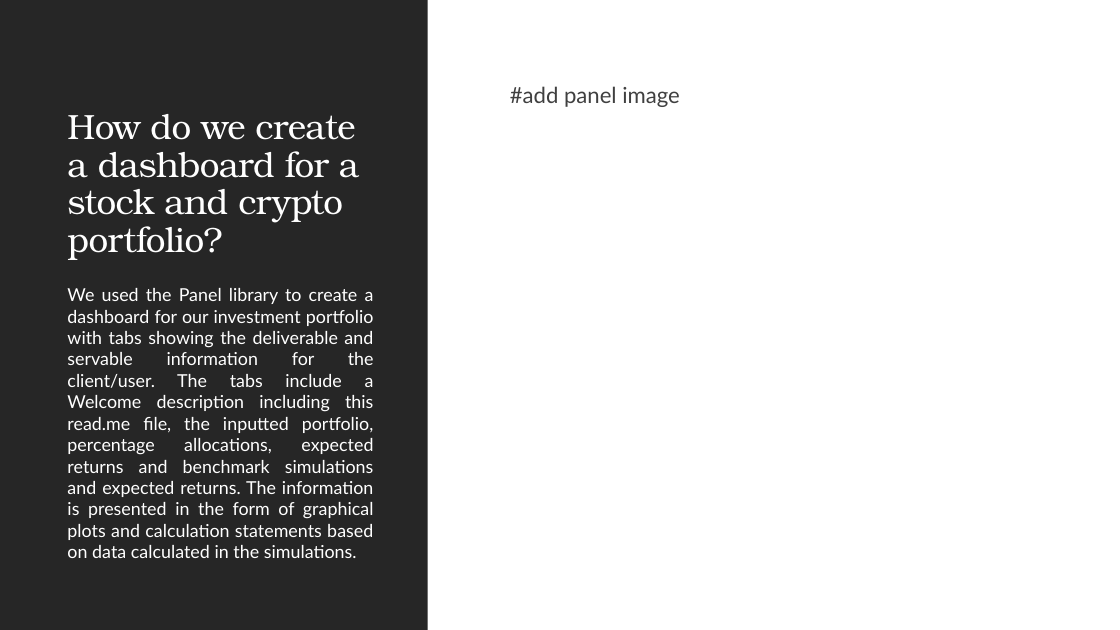
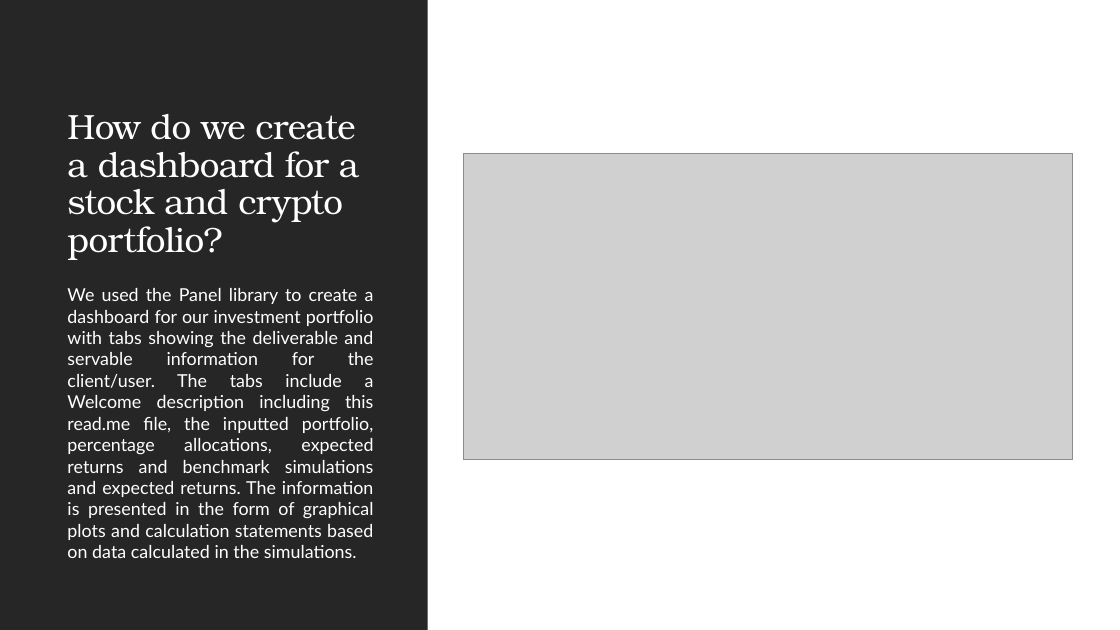
Before and after one commit to JordanCandido/Portfolio-Analysis-and-Monte-Carlo-Simulations, a slide deck: slide 3 of Project 1 ppt.pptx. Drawn at 1120x630 pixels with LibreOffice and Linux fonts; fonts in the diff are those of the drawing; grey boxes stand for pictures. Boxes give left, top, right and bottom in pixels: in the first picture for what was removed or moved away, otherwise in the second. Text is boxed around its words. In the diff, an @@ line names an element or a change of style, - is before the commit and + after.

```diff
--- a/Project 1 ppt.pptx
+++ b/Project 1 ppt.pptx
@@ text removed at <box>510,86,680,107</box> @@
-  #add panel image
@@ picture added at <box>464,154,1073,460</box> @@
```
Also in this commit, not shown: 1 other slide changed, 8 slides added.
